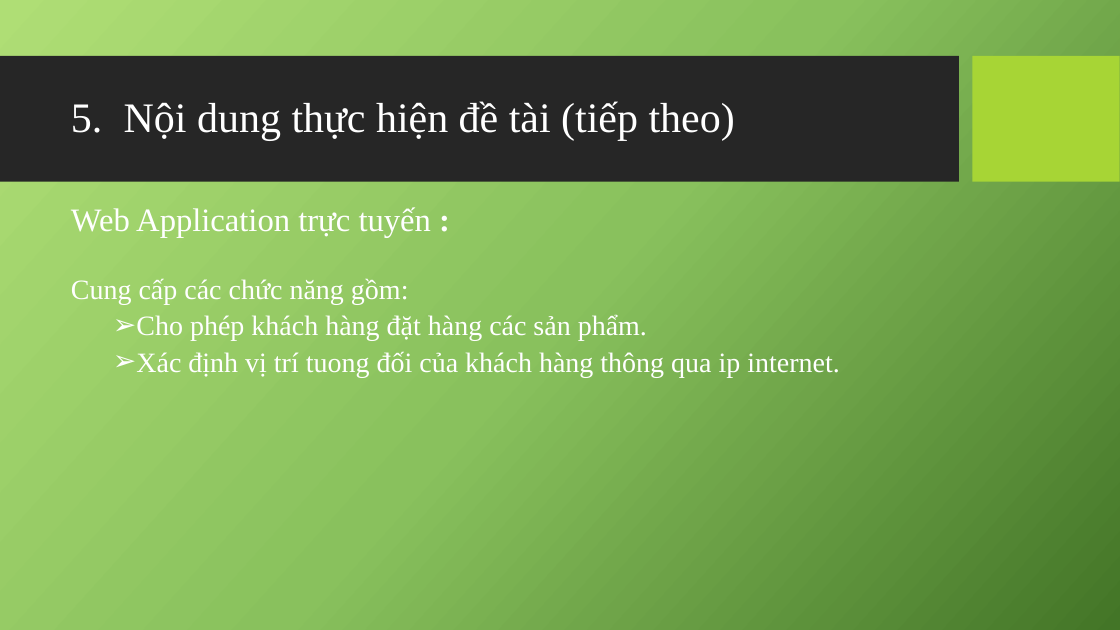
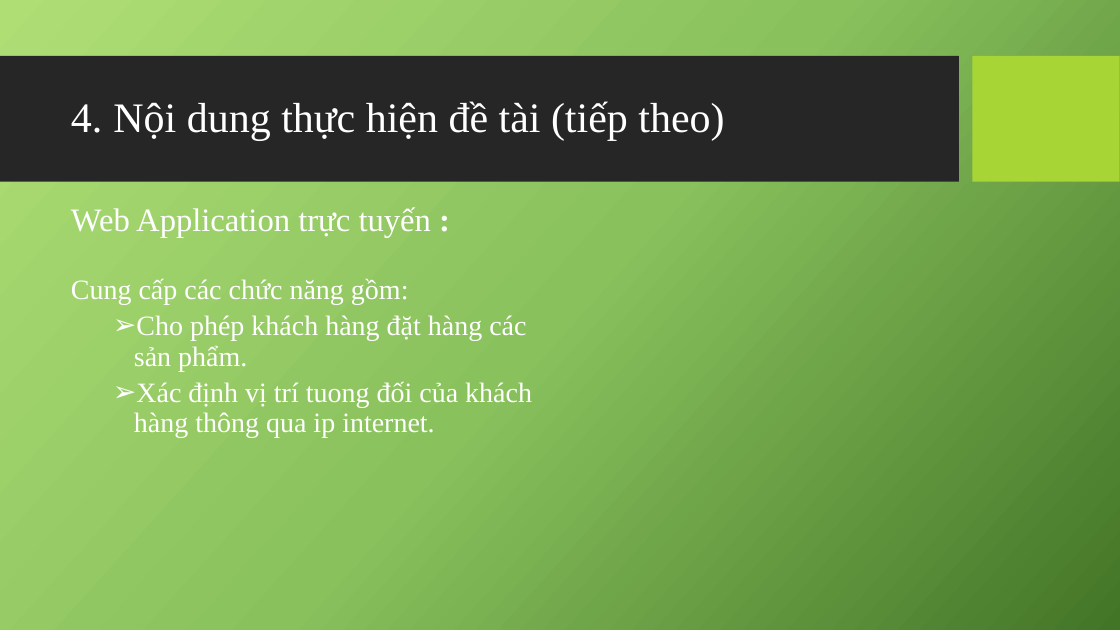
Before and after one commit to mrbadao/ordersys, a slide deck: slide 15 of 04_Documents/10520490_Khoa_Luan_Tot_Nghiep.pptx (slide 14 before the commit). Drawn at 1120x630 pixels with LibreOffice and Linux fonts; fonts in the diff are those of the drawing; background and template pictures are left out. Boxes give left, top, right and bottom in pixels: in the first picture for what was removed or moved away, otherwise in the second. Text is boxed around its words. In the diff, an @@ line names an element or a change of style, - is before the commit and + after.

```diff
--- a/04_Documents/10520490_Khoa_Luan_Tot_Nghiep.pptx
+++ b/04_Documents/10520490_Khoa_Luan_Tot_Nghiep.pptx
@@ title "Nội dung thực hiện đề ..." at [113,101,724,140]: indent changed @@
@@ text "Cung cấp các chức năng ..." rewrapped from [71,278,839,377] to [71,278,532,438] @@
```
Also in this commit, not shown: 18 other slides changed, 2 slides added, 19 slides removed.
